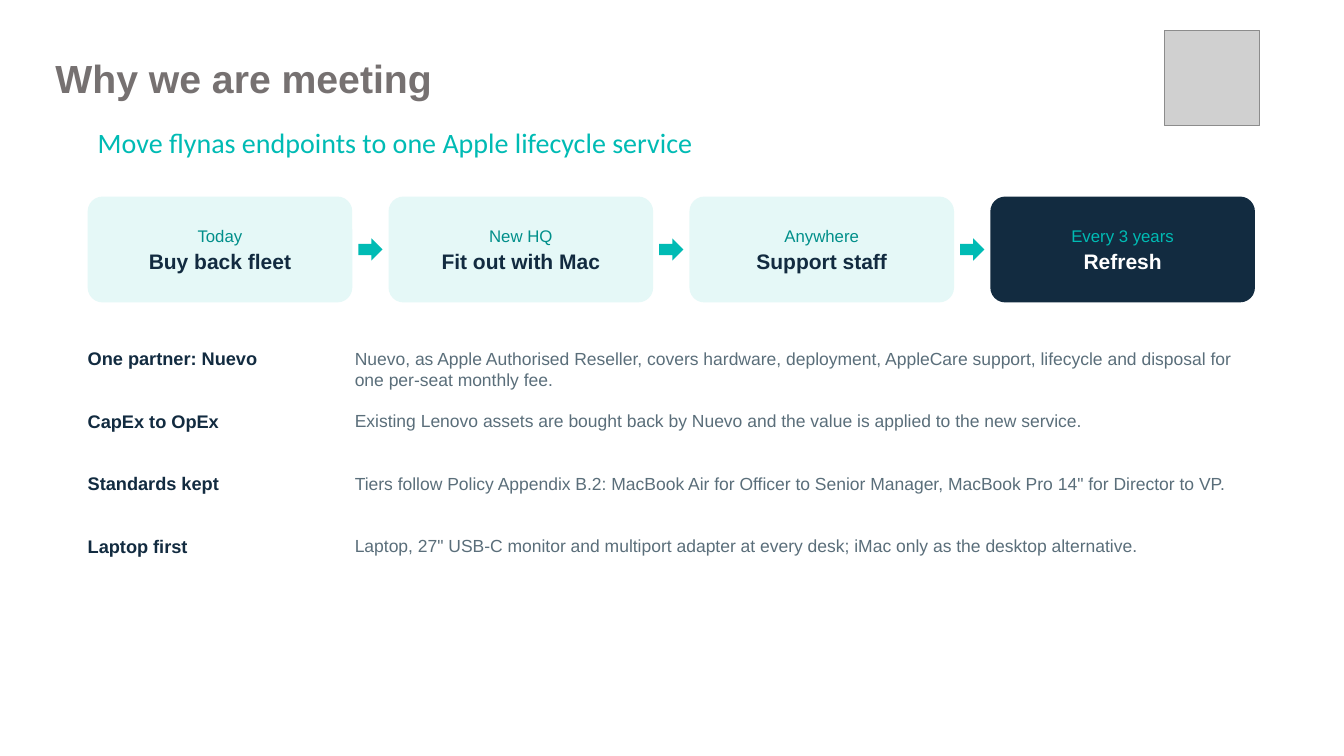
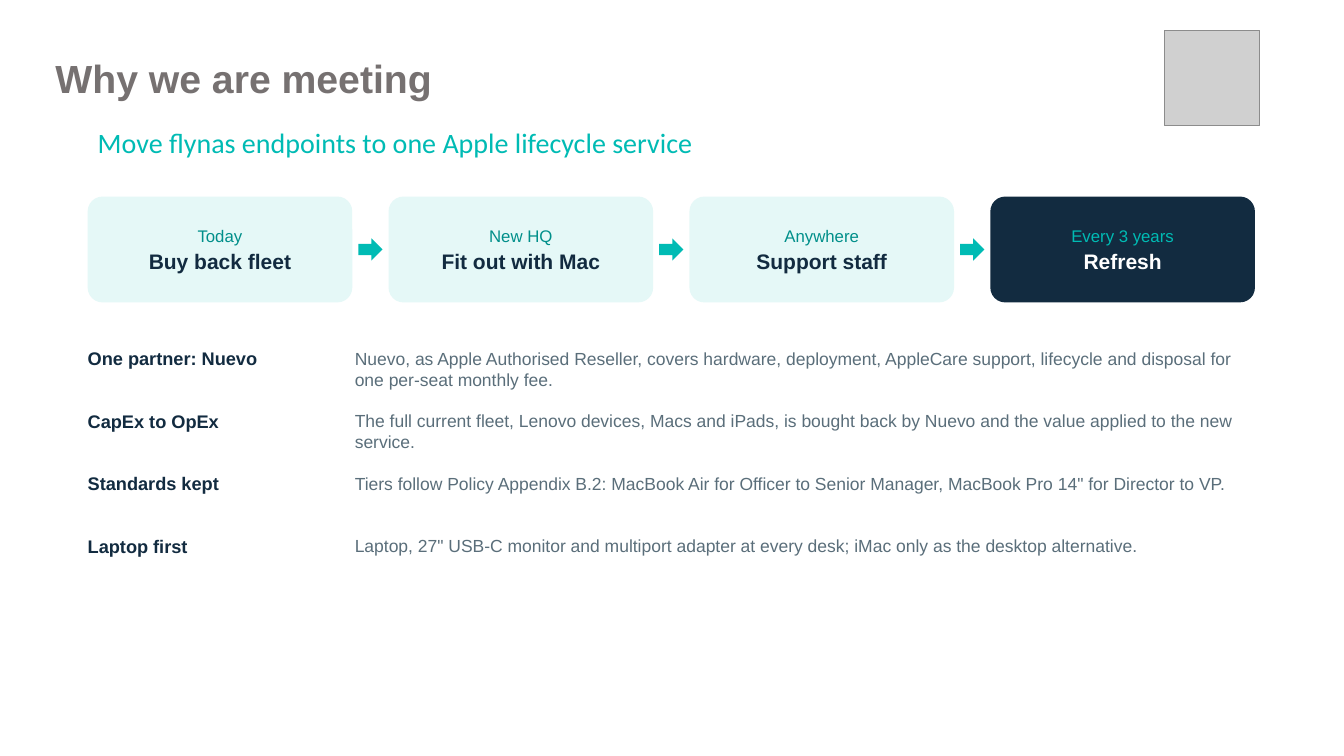
Before and after one commit to 7vbphz8fgw-commits/Bcipd, a slide deck: slide 2 of Flynas_Nuevo_Apple_DaaS_Discussion.pptx. Drawn at 1344x756 pixels with LibreOffice and Linux fonts; fonts in the diff are those of the drawing; grey boxes stand for pictures; background and template pictures are left out. Boxes give left, top, right and bottom in pixels: in the first picture for what was removed or moved away, otherwise in the second. Text is boxed around its words. In the diff, an @@ line names an element or a change of style, - is before the commit and + after.

```diff
--- a/Flynas_Nuevo_Apple_DaaS_Discussion.pptx
+++ b/Flynas_Nuevo_Apple_DaaS_Discussion.pptx
@@ text at (355,414,1232,448): text changed @@
-Existing Lenovo assets are bought back by Nuevo and the value is applied to the new service.
+The full current fleet, Lenovo devices, Macs and iPads, is bought back by Nuevo and the value applied to the new service.
```
Also in this commit, not shown: 4 other slides changed, 1 other file.
